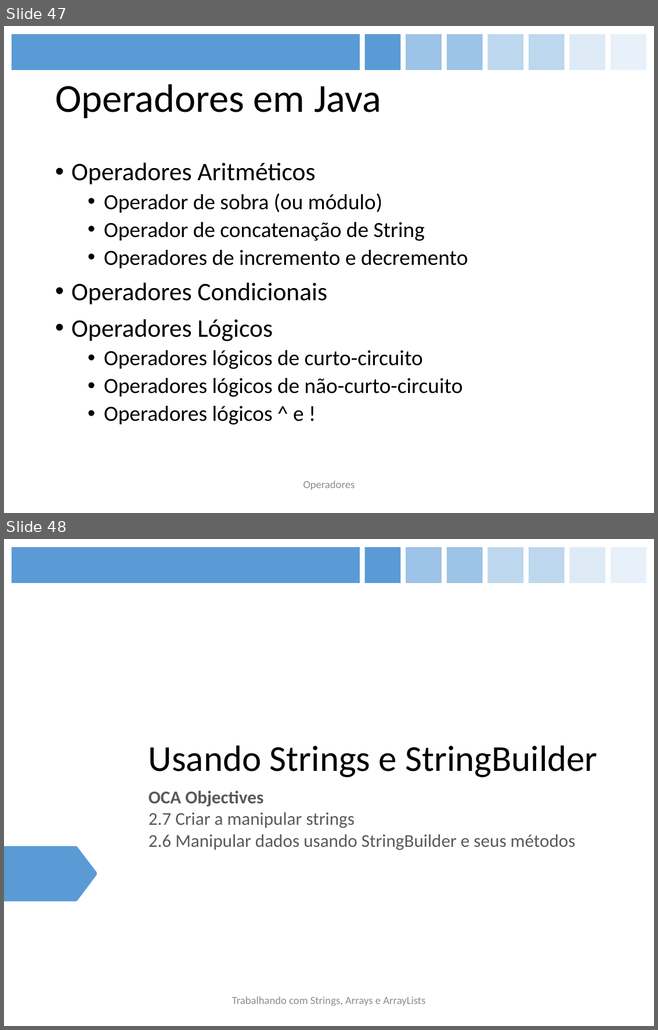
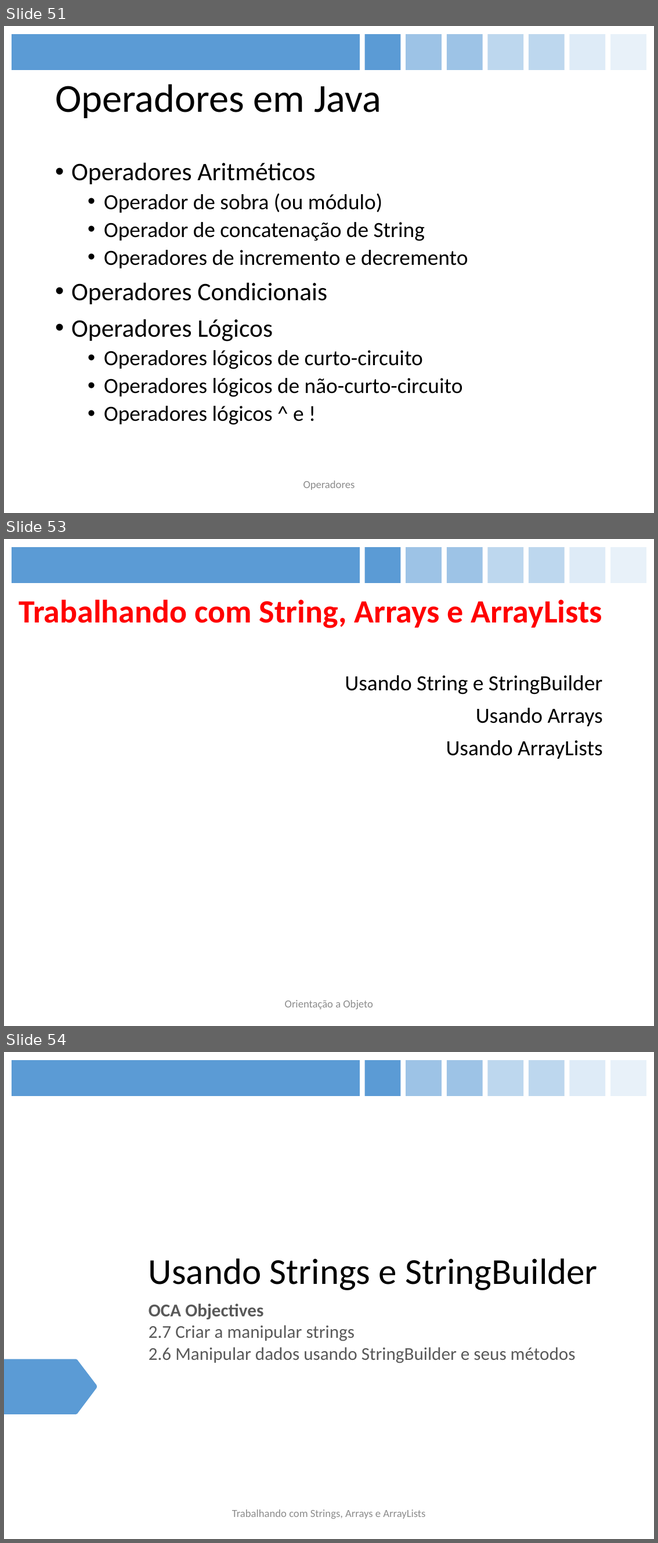
Before and after one commit to figueiredojrr/treinamentoJavaSeOcaAgosto, a slide deck: TreinamentoJavaSeOca/documentos/apresentação/OCA.pptx. Shown one above the other, each under a label of ours: slides 47 and 48 before the commit, slides 51, 53 and 54 after it; the slides between them are not shown. The pictures are 658x1030 and 658x1543 pixels, drawn with LibreOffice and Linux fonts; fonts in the diff are those of the drawing. Boxes give left, top, right and bottom in pixels: in the first picture for what was removed or moved away, otherwise in the second. Text is boxed around its words. In the diff, an @@ line names an element or a change of style, - is before the commit and + after.

```diff
--- a/TreinamentoJavaSeOca/documentos/apresentação/OCA.pptx
+++ b/TreinamentoJavaSeOca/documentos/apresentação/OCA.pptx
@@ slide 53 added at (4, 539, 654, 1026), background #FFFFFF; not listed: 8 template elements that a slide beside it also shows @@
@@ title added at (18, 599, 601, 628), 36 pt, text #FF0000, bold @@
+Trabalhando com String, Arrays e ArrayLists
@@ text added at (344, 675, 603, 759), 24 pt, text #000000 @@
+Usando String e StringBuilder
+Usando Arrays
+Usando ArrayLists
@@ text added at (285, 1000, 373, 1009), 12 pt, text #8C8C8C @@
+Orientação a Objeto
@@ what was slide 47 is now slide 51 @@
@@ what was slide 48 is now slide 54 @@
```
Also in this commit, not shown: 4 slides changed, 8 other slides added.
